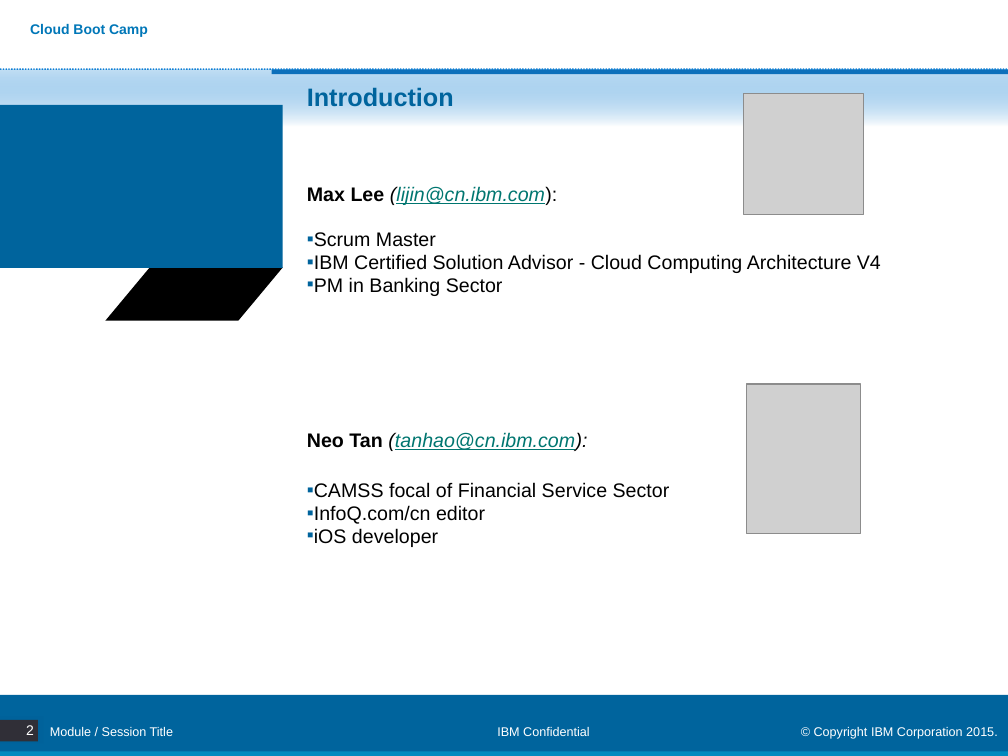
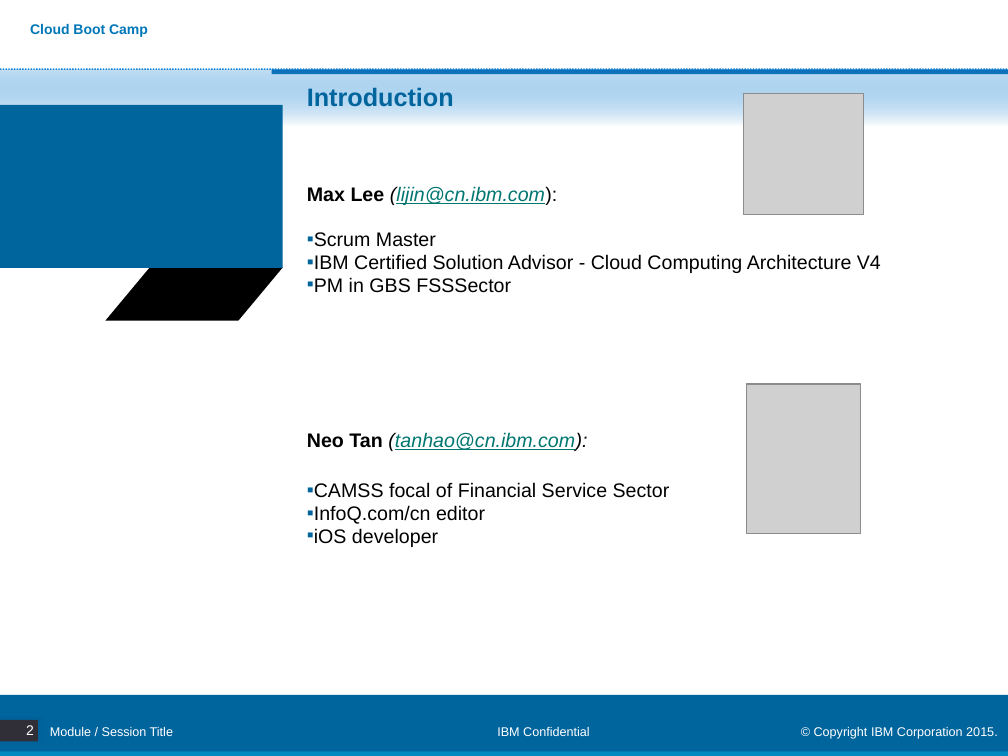
Before and after one commit to skivvyxu/BlueMix-Training, a slide deck: slide 2 of Day1/00. Cloud Boot Camp Introduction.pptx. Drawn at 1008x756 pixels with LibreOffice and Linux fonts; fonts in the diff are those of the drawing; grey boxes stand for pictures; background and template pictures are left out. Boxes give left, top, right and bottom in pixels: in the first picture for what was removed or moved away, otherwise in the second. Text is boxed around its words. In the diff, an @@ line names an element or a change of style, - is before the commit and + after.

```diff
--- a/Day1/00. Cloud Boot Camp Introduction.pptx
+++ b/Day1/00. Cloud Boot Camp Introduction.pptx
@@ text at [307,277,511,293]: text changed @@
-▪ PM in Banking Sector
+▪ PM in GBS FSSSector
```
Also in this commit, not shown: 5 other files.
